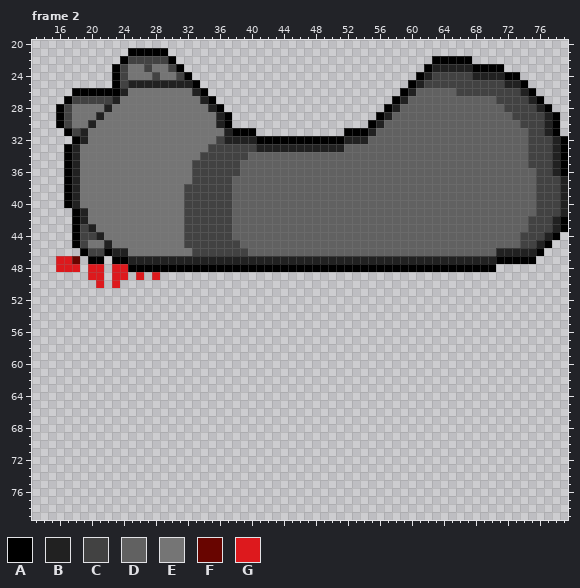
File history of a pixel-art file, Assets/Arts/Enemies/Boss/AncientOne/ATK1/RH/RHATK1Ready.aseprite. This is how it looked before the edit.
80x80 pixels, 8 frames. Shown: frame 2: x 13..79, y 20..79. The commit also changed other frames, which this record leaves out.
Visible layers, top first: "Flattened", "Sword".
Palette (. is transparent): A #000000  B #212121  C #424242  D #616161  E #757575  F #680500  G #dd191d
Pixels before, frame 2 (only the part around the change), first column x 13:
20 ...................................................................
21 ............AAAAA..................................................
22 ...........ACCCCCA................................AAAAA............
23 ..........ACEECEECA..............................ABBBBBAAAA........
24 ..........ACEEECEECA............................ABCCCCCBBBBAA......
25 ..........ACBBBBBBBBA..........................ABCCCCCCCCCCBBA.....
26 .....AAAAAABEEEEEEEEBA........................ABDDDDDCCCCCCCCBA....
27 ....ACCCCCBEEEEEEEEEEBA......................ABDDDDDDDDDDDCCCCBA...
28 ...ACEEEEBEEEEEEEEEEEEBA....................ABDDDDDDDDDDDDDCCCCBA..
29 ...ACEEEBEEEEEEEEEEEEEEBA..................ABDDDDDDDDDDDDDDDCCCCBA.
30 ...ACEEBEEEEEEEEEEEEEEEBA.................ABDDDDDDDDDDDDDDDDDCCCBA.
31 ....ACBEEEEEEEEEEEEEEEEEBAAA...........AAABDDDDDDDDDDDDDDDDDDDCCBA.
32 .....ABEEEEEEEEEEEEEEEECBBBBAAAAAAAAAAABBBDDDDDDDDDDDDDDDDDDDDCCCBA
33 ....ABEEEEEEEEEEEEEEEECCCCCCBBBBBBBBBBBDDDDDDDDDDDDDDDDDDDDDDDCCCBA
34 ....ABEEEEEEEEEEEEEEECCCCCCDDDDDDDDDDDDDDDDDDDDDDDDDDDDDDDDDDDCCCBA
35 ....ABEEEEEEEEEEEEEECCCCCCDDDDDDDDDDDDDDDDDDDDDDDDDDDDDDDDDDDDCCCBA
36 ....ABEEEEEEEEEEEEEECCCCCCDDDDDDDDDDDDDDDDDDDDDDDDDDDDDDDDDDDDDCCBA
37 ....ABEEEEEEEEEEEEEECCCCCDDDDDDDDDDDDDDDDDDDDDDDDDDDDDDDDDDDDDDCCCB
38 ....ABEEEEEEEEEEEEECCCCCCDDDDDDDDDDDDDDDDDDDDDDDDDDDDDDDDDDDDDDCCCB
39 ....ABEEEEEEEEEEEEECCCCCCDDDDDDDDDDDDDDDDDDDDDDDDDDDDDDDDDDDDDDCCCB
40 ....ABEEEEEEEEEEEEECCCCCCDDDDDDDDDDDDDDDDDDDDDDDDDDDDDDDDDDDDDDCCCB
41 .....ABEEEEEEEEEEEECCCCCCDDDDDDDDDDDDDDDDDDDDDDDDDDDDDDDDDDDDDDCCCB
42 .....ABEEEEEEEEEEEECCCCCCDDDDDDDDDDDDDDDDDDDDDDDDDDDDDDDDDDDDDCCCBA
43 .....ACBEEEEEEEEEEECCCCCCDDDDDDDDDDDDDDDDDDDDDDDDDDDDDDDDDDDDDCCCBA
44 .....ACCBEEEEEEEEEECCCCCCDDDDDDDDDDDDDDDDDDDDDDDDDDDDDDDDDDDDCCCBA.
45 .....ACEEBEEEEEEEEECCCCCCCDDDDDDDDDDDDDDDDDDDDDDDDDDDDDDDDDDDCCBA..
46 ......ACCABBEEEEEEEECCCCCCCDDDDDDDDDDDDDDDDDDDDDDDDDDDDDDDBBBBBA...
47 ...GGF.AA.AABBBBBBBBBBBBBBBBBBBBBBBBBBBBBBBBBBBBBBBBBBBBBBAAAAA....
48 ...GGG.GG.GGAAAAAAAAAAAAAAAAAAAAAAAAAAAAAAAAAAAAAAAAAAAAAA.........
49 .......GG.GG.G.G...................................................
50 ........G.G........................................................
51 ...................................................................
52 ...................................................................
53 ...................................................................
54 ...................................................................
55 ...................................................................
Once edited:
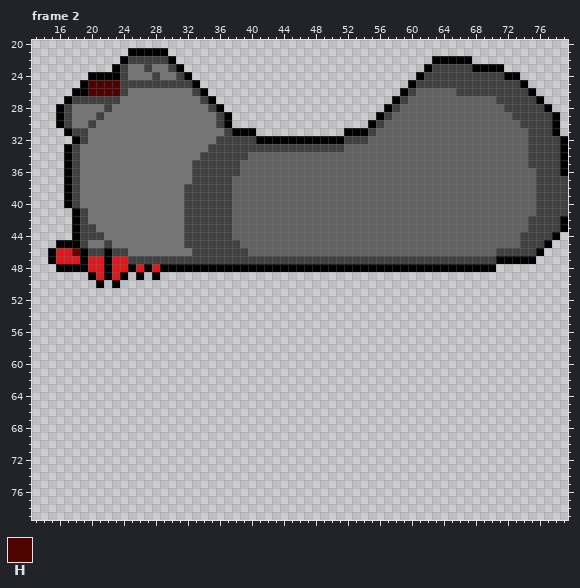
Colours new in this view: H #4e0400
Diff:
layer "Sword" removed
Frame 2, layer "Flattened":
y 23: x 63..67 BBBBB -> CCCCC
y 24: x 20..22 ... -> AAA; x 62 B -> C; x 68..71 BBBB -> CCCC
y 25: x 19..23 ....A -> AHHHH; x 25..32 BBBBBBBB -> CCCCCCCC; x 61 B -> C; x 72..73 BB -> CC
y 26: x 20..24 AAAAB -> HHHHC; x 33 B -> C; x 60 B -> C; x 74 B -> C
y 27: x 23 B -> C; x 34 B -> C; x 59 B -> C; x 75 B -> C
y 28: x 22 B -> C; x 35 B -> C; x 58 B -> C; x 76 B -> C
y 29: x 21 B -> C; x 36 B -> C; x 57 B -> C; x 77 B -> C
y 30: x 20 B -> C; x 36 B -> C; x 56 B -> C; x 77 B -> C
y 31: x 19 B -> C; x 37 B -> C; x 55 B -> C; x 77 B -> C
y 32: x 19 B -> C; x 37..40 BBBB -> CCCC; x 52..54 BBB -> CCC; x 78 B -> C
y 33: x 18 B -> C; x 41..51 BBBBBBBBBBB -> CCCCCCCCCCC; x 78 B -> C
y 34..36: x 18 B -> C; x 78 B -> C
y 37..40: x 18 B -> C; x 79 B -> C
y 41: x 19 B -> C; x 79 B -> C
y 42: x 19 B -> C; x 78 B -> C
y 43: x 20 B -> C; x 78 B -> C
y 44: x 21 B -> C; x 77 B -> C
y 45: x 16..17 .. -> AA; x 22 B -> C; x 76 B -> C
y 46: x 15..18 .... -> AGGF; x 23..24 BB -> CC; x 71..75 BBBBB -> CCCCC
y 47: x 15 . -> A; x 18..70 F.AA.AABBBBBBBBBBBBBBBBBBBBBBBBBBBBBBBBBBBBBBBBBBBBBB -> GAGGAGGCCCCCCCCCCCCCCCCCCCCCCCCCCCCCCCCCCCCCCCCCCCCCC
y 48: x 16..19 GGG. -> AAAA; x 22 . -> A; x 26 A -> G; x 28 A -> G
y 49: x 20 G -> A; x 22 . -> A; x 24 G -> A; x 26 G -> A; x 28 G -> A
y 50: x 21 G -> A; x 23 G -> A
